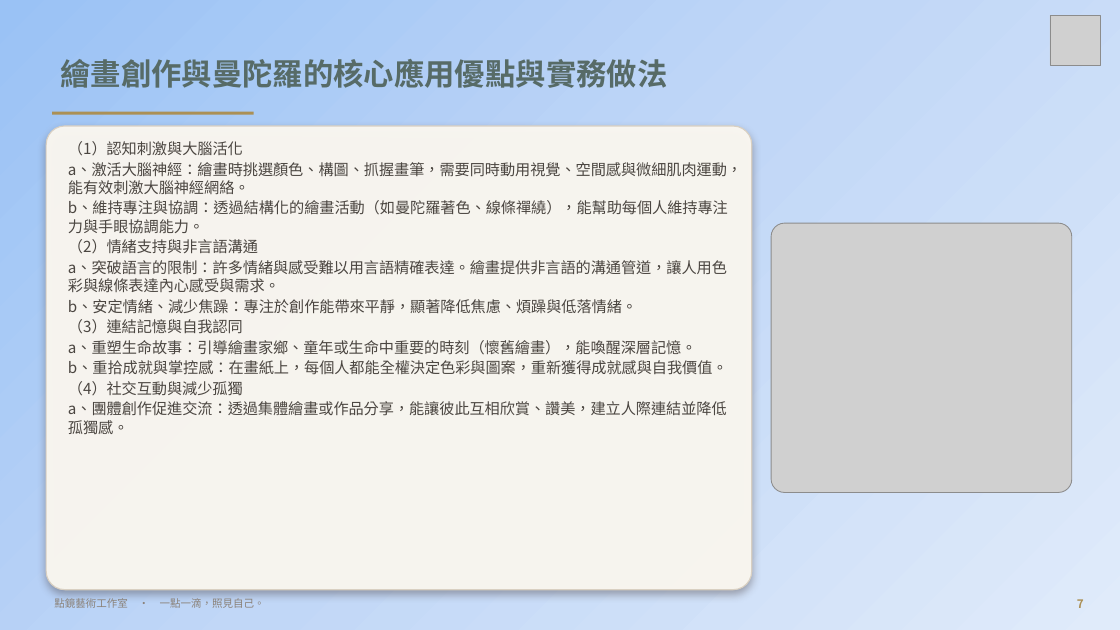
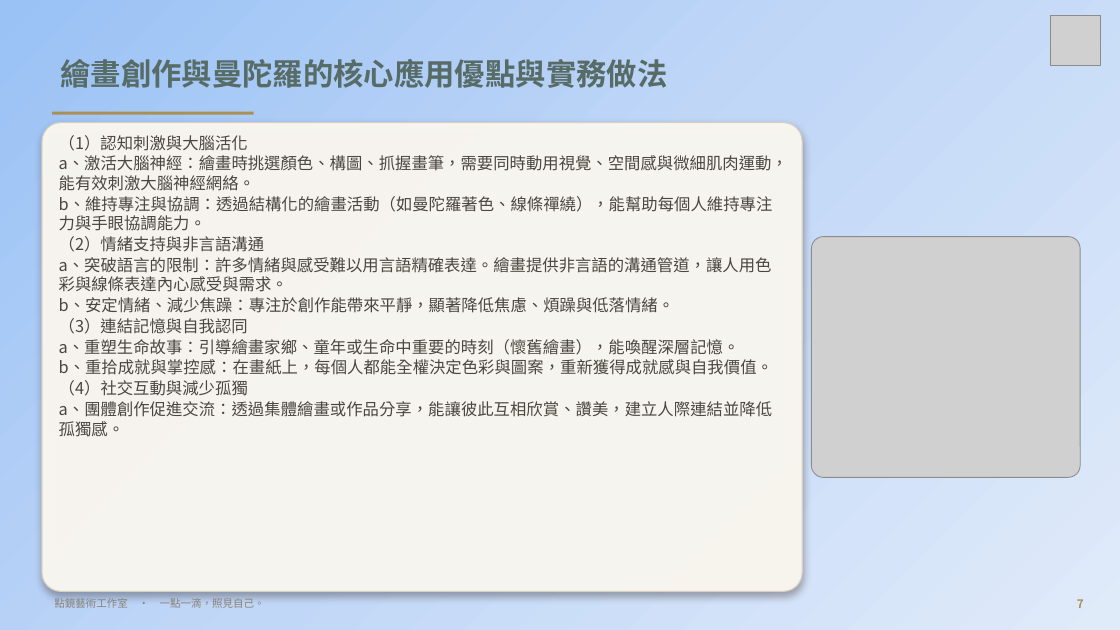
Before and after one commit to serina168/mandala-beginner, a slide deck: slide 7 of 繽紛五感體驗曼陀羅書籤畫_課程大綱.pptx. Drawn at 1120x630 pixels with LibreOffice and Linux fonts; fonts in the diff are those of the drawing; grey boxes stand for pictures; background and template pictures are left out. Boxes give left, top, right and bottom in pixels: in the first picture for what was removed or moved away, otherwise in the second. Text is boxed around its words. In the diff, an @@ line names an element or a change of style, - is before the commit and + after.

```diff
--- a/繽紛五感體驗曼陀羅書籤畫_課程大綱.pptx
+++ b/繽紛五感體驗曼陀羅書籤畫_課程大綱.pptx
@@ rounded rectangle: place and size @@
-rounded rectangle at [46, 126, 752, 590]
+rounded rectangle at [42, 123, 802, 592]
@@ text "（1）認知刺激與大腦活化" at [59, 135, 788, 437]: size 13 to 14 pt; less space between paragraphs @@
@@ picture: place and size @@
-picture at [771, 223, 1072, 493]
+picture at [812, 237, 1081, 478]
```
Also in this commit, not shown: 8 other slides changed, 1 other file.
